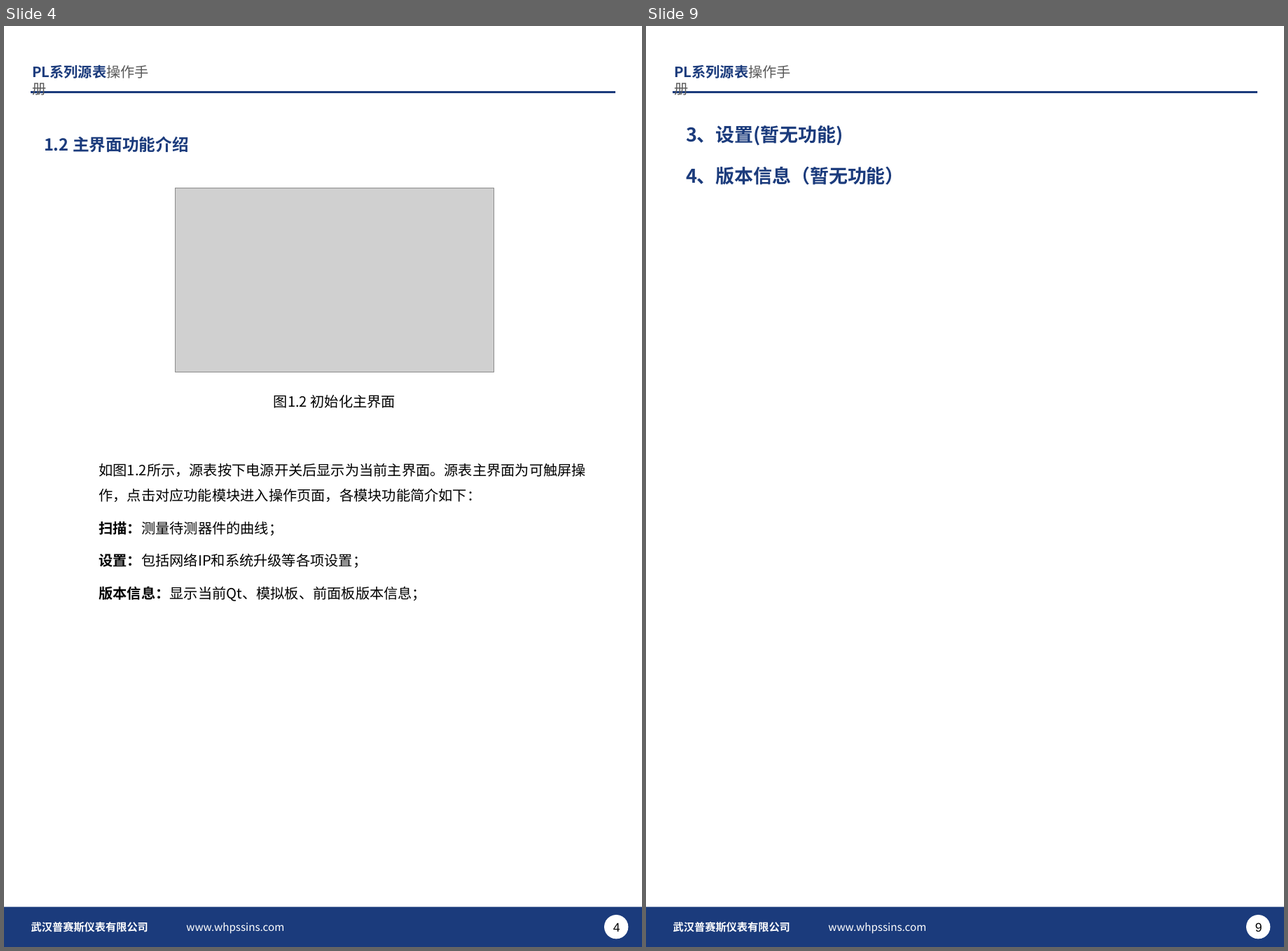
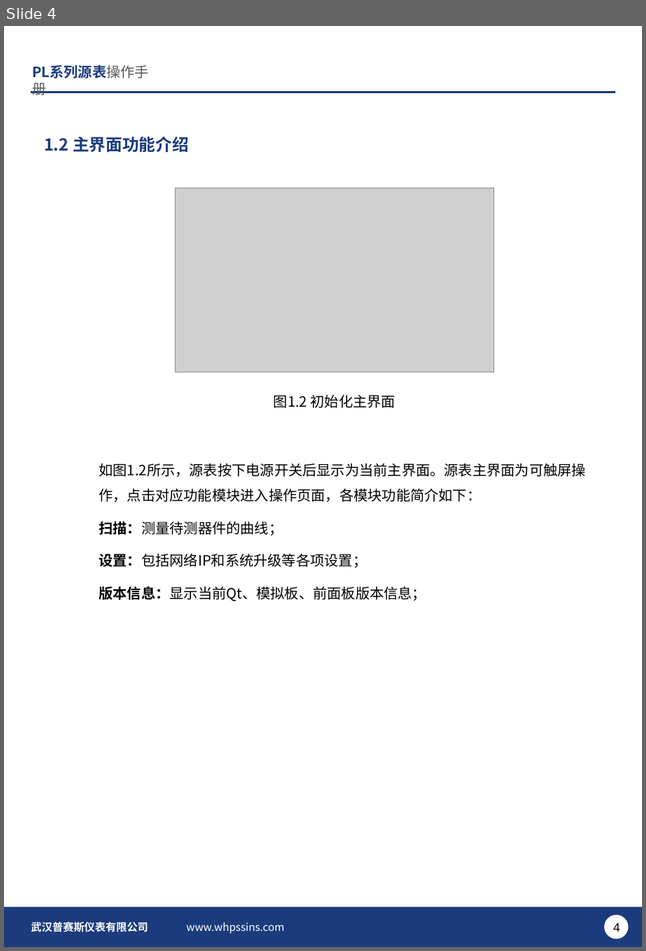
Before and after one commit to PathZW/Pss, a slide deck: 产品手册/PLx00/PL系列源表操作手册v1.0.1.pptx. Shown side by side, each under a label of ours: slides 4 and 9 before the commit, slide 4 after it; the slides between them are not shown. The pictures are 1288x951 and 646x951 pixels, drawn with LibreOffice and Linux fonts; fonts in the diff are those of the drawing; grey boxes stand for pictures; background and template pictures are left out. Boxes give left, top, right and bottom in pixels: in the first picture for what was removed or moved away, otherwise in the second. Text is boxed around its words. In the diff, an @@ line names an element or a change of style, - is before the commit and + after.

```diff
--- a/产品手册/PLx00/PL系列源表操作手册v1.0.1.pptx
+++ b/产品手册/PLx00/PL系列源表操作手册v1.0.1.pptx
@@ slide 9 removed at [646,26,1284,947], background #FFFFFF; not listed: 6 template elements that a slide beside it also shows @@
@@ text removed at [686,125,843,146] @@
-3、设置(暂无功能)
@@ text removed at [686,167,904,185] @@
-4、版本信息（暂无功能）
@@ page number removed at [1255,923,1262,932] @@
-9
```
Also in this commit, not shown: 5 slides changed, 5 slides added, 1 other file.
